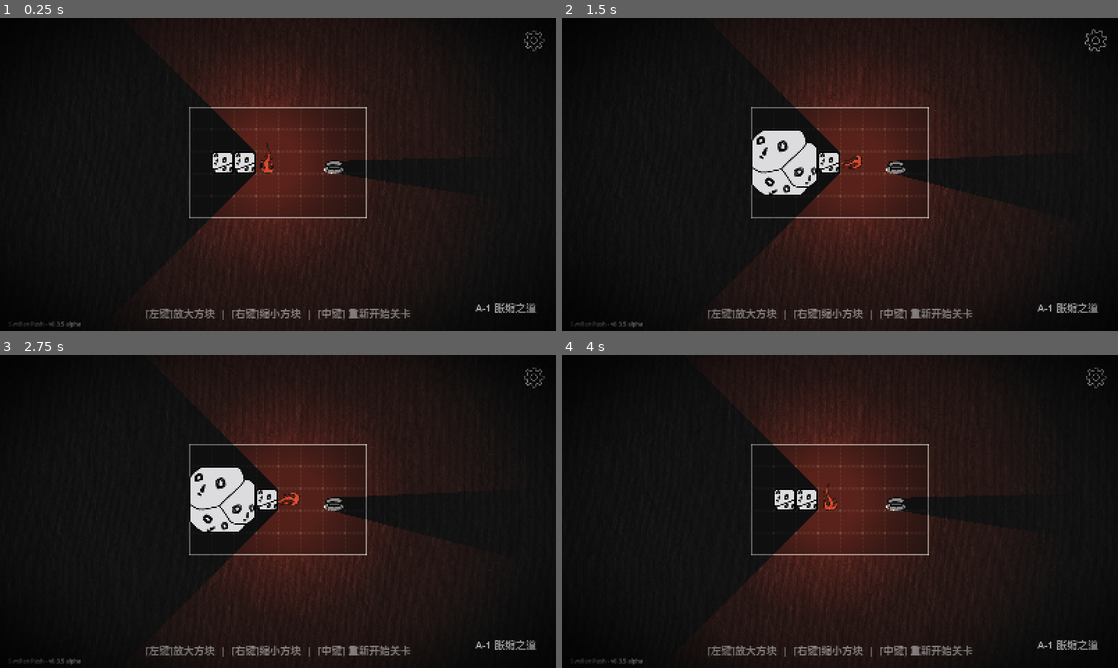
Above: before the commit, frames 1-4 (two rows, left to right).
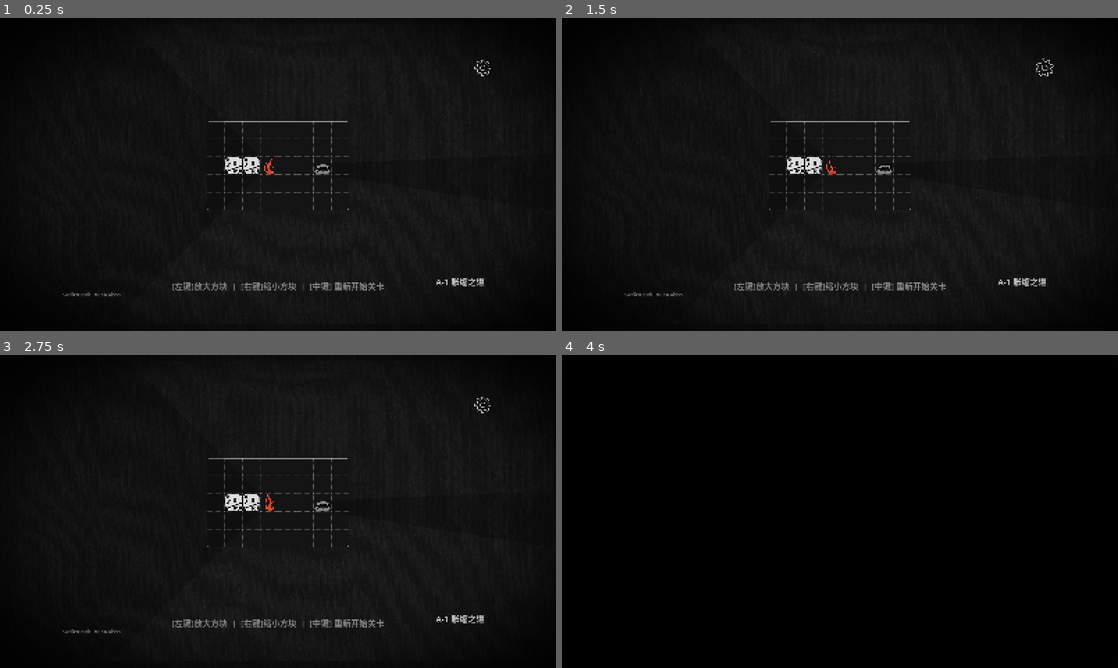
Above: after the commit, the same moments.

Repository: LosCrotchet/Swollen-Push
Game: Godot game, scene res://scenes/game_scene.tscn
Same seed, same stepped clock (60 frames per second), same inputs: the game is played once before the commit and once after it.
Inputs (mouse positions are in pixels of both pictures, inside the frame that each line leads up to; where the layout moved, square brackets give the same spot in the first picture):
- Up to frame 1 (0.25 s): no input
- Up to frame 2 (1.5 s): tap Enter at 0.5 s; drag from (784, 161) to (895, 105) at 0.52 s; click (1045, 68) [1095, 39] at 1.25 s
- Up to frame 3 (2.75 s): drag from (266, 498) to (250, 574) at 2.02 s
- Up to frame 4 (4 s): move the mouse to (851, 498) at 2.77 s; hold Right mouse button (mouse_right) 2.78-3.5 s; click (851, 498) at 3.05 s; tap R (restart) at 3.5 s; drag from (895, 498) to (673, 464) at 3.52 s

The runs differ from the first frame. In frame 1, 18% of the frame differs, in the area x 1-98%, y 0-100%; in frame 2, 19%; in frame 3, 18%; in frame 4, 45%.

Commit message:
0.3.6 update

Diff:
--- a/assets/tres/shadow.gdshader
+++ b/assets/tres/shadow.gdshader
@@ -7,10 +7,10 @@
 uniform float shadow_angle : hint_range(0.0, 360.0) = 45.0;
 
 // 阴影拉伸倍数（1.0为原始大小，数值越大影子被拉得越长）
-uniform float shadow_length : hint_range(1.0, 5.0) = 1.5;
+uniform float shadow_length : hint_range(1.0, 50.0) = 1.5;
 
 // 小鸟距离地面的高度（控制阴影的整体偏移距离）
-uniform float shadow_height : hint_range(0.0, 200.0) = 30.0;
+uniform float shadow_height : hint_range(0.0, 2000.0) = 30.0;
 
 // 错切/斜切因子（用于模拟不同视角的3D透视形变，0为无错切）
 uniform float skew_factor : hint_range(-2.0, 2.0) = 0.0;
--- a/project.godot
+++ b/project.godot
@@ -11,7 +11,7 @@
 [application]
 
 config/name="Swollen Push"
-config/version="0.3.5"
+config/version="0.3.6"
 run/main_scene="uid://bdpn31pic2maq"
 config/features=PackedStringArray("4.6", "GL Compatibility")
 config/icon="res://icon.svg"
--- a/scenes/bird.tscn
+++ b/scenes/bird.tscn
@@ -2,58 +2,20 @@
 
 [ext_resource type="Script" uid="uid://buqyesgqag578" path="res://scenes/gd/bird.gd" id="1_3po83"]
 [ext_resource type="SpriteFrames" uid="uid://bk22vwxxswhqe" path="res://assets/tres/bird_frames.tres" id="1_kqhkv"]
+[ext_resource type="Shader" uid="uid://fx4mej4d55x6" path="res://assets/tres/outline.gdshader" id="4_b7mtg"]
 
 [sub_resource type="CircleShape2D" id="CircleShape2D_twsrt"]
 radius = 50.0
 
-[sub_resource type="OccluderPolygon2D" id="OccluderPolygon2D_hq4t0"]
-polygon = PackedVector2Array(48, 0, 32, -32, 0, -64, -32, -32, -48, 0, -32, 32, 0, 64, 32, 32)
-
-[sub_resource type="Shader" id="Shader_twsrt"]
-code = "shader_type canvas_item;
-
-instance uniform bool enable = true;
-uniform vec4 outline_color : source_color = vec4(1.0, 1.0, 1.0, 1.0);
-uniform float width : hint_range(0.0, 10.0) = 1.0;
-uniform int pattern : hint_range(0, 2) = 0; // 0: 菱形, 1: 圆形, 2: 方形
-
-void fragment() {
-    float size = width * fwidth(UV.x); // 适配缩放
-    vec2 unit = TEXTURE_PIXEL_SIZE;
-    float alpha = 0.0;
-
-    if (pattern == 0) {
-        // 菱形采样 (性能最好)
-        alpha += texture(TEXTURE, UV + vec2(0.0, -width) * unit).a;
-        alpha += texture(TEXTURE, UV + vec2(0.0, width) * unit).a;
-        alpha += texture(TEXTURE, UV + vec2(-width, 0.0) * unit).a;
-        alpha += texture(TEXTURE, UV + vec2(width, 0.0) * unit).a;
-    } else {
-        // 圆形采样 (效果最圆润)
-        for (float x = -width; x <= width; x++) {
-            for (float y = -width; y <= width; y++) {
-                if (pattern == 1 && length(vec2(x, y)) > width) continue;
-                alpha += texture(TEXTURE, UV + vec2(x, y) * unit).a;
-            }
-        }
-    }
-
-    vec4 col = texture(TEXTURE, UV);
-    // 如果原像素透明且周围有像素，则显示描边
-    if (enable && col.a < 0.1 && alpha > 0.0) {
-        COLOR = outline_color;
-    } else {
-        COLOR = col;
-    }
-
-
-}"
-
 [sub_resource type="ShaderMaterial" id="ShaderMaterial_twsrt"]
-shader = SubResource("Shader_twsrt")
+shader = ExtResource("4_b7mtg")
+shader_parameter/enable = false
 shader_parameter/outline_color = Color(1, 1, 0, 1)
 shader_parameter/width = 10.0
 shader_parameter/pattern = 1
+
+[sub_resource type="OccluderPolygon2D" id="OccluderPolygon2D_twsrt"]
+polygon = PackedVector2Array(43, -2, 35, 17, 26, 28, 8, 34, 12, 67, -8, 71, -15, 35, -39, 27, -49, 2, -44, -20, -31, -44, -11, -56, 2, -72, 12, -53, 30, -41, 39, -26)
 
 [node name="Bird" type="Node2D" unique_id=2113065109]
 light_mask = 3
@@ -68,12 +30,6 @@
 light_mask = 3
 shape = SubResource("CircleShape2D_twsrt")
 
-[node name="LightOccluder2D" type="LightOccluder2D" parent="." unique_id=2002195105]
-light_mask = 3
-visibility_layer = 3
-occluder = SubResource("OccluderPolygon2D_hq4t0")
-occluder_light_mask = 3
-
 [node name="AnimatedOutlook" type="AnimatedSprite2D" parent="." unique_id=1489001230]
 light_mask = 4
 visibility_layer = 4
@@ -87,6 +43,9 @@
 texture_filter = 1
 region_rect = Rect2(0, 192, 64, 64)
 
+[node name="LightOccluder2D" type="LightOccluder2D" parent="." unique_id=1789330927]
+occluder = SubResource("OccluderPolygon2D_twsrt")
+
 [connection signal="area_entered" from="Area2D" to="." method="_on_area_2d_area_entered"]
 [connection signal="input_event" from="Area2D" to="." method="_on_area_2d_input_event"]
 [connection signal="mouse_entered" from="Area2D" to="." method="_on_area_2d_mouse_entered"]
--- a/scenes/cube_unit.tscn
+++ b/scenes/cube_unit.tscn
@@ -8,7 +8,7 @@
 size = Vector2(64, 64)
 
 [sub_resource type="OccluderPolygon2D" id="OccluderPolygon2D_oh21m"]
-polygon = PackedVector2Array(32, 32, 32, -32, -32, -32, -32, 32)
+polygon = PackedVector2Array(32, -32, 32, 32, -32, 32, -32, -32)
 
 [node name="CubeUnit" type="Node2D" unique_id=970972792]
 light_mask = 4
@@ -31,8 +31,7 @@
 [node name="CollisionShape2D" type="CollisionShape2D" parent="Area2D" unique_id=1028956615]
 shape = SubResource("RectangleShape2D_oh21m")
 
-[node name="LightOccluder2D" type="LightOccluder2D" parent="." unique_id=1934953000]
-z_index = -100
+[node name="LightOccluder2D" type="LightOccluder2D" parent="." unique_id=195126855]
 occluder = SubResource("OccluderPolygon2D_oh21m")
 
 [connection signal="mouse_entered" from="Area2D" to="." method="_on_mouse_entered"]
--- a/scenes/fireball.tscn
+++ b/scenes/fireball.tscn
@@ -4,16 +4,16 @@
 [ext_resource type="Script" uid="uid://dhjrvy3mryjiw" path="res://scenes/gd/fireball.gd" id="2_1gl40"]
 
 [sub_resource type="Gradient" id="Gradient_1gl40"]
-offsets = PackedFloat32Array(0, 0.11298077, 0.26201922, 0.44951922, 0.62259614, 0.9254808)
-colors = PackedColorArray(1, 1, 1, 1, 1, 1, 1, 1, 0.5770087, 0.5770083, 0.57700837, 1, 0.24813592, 0.24813586, 0.24813595, 1, 0.2065543, 0.20655426, 0.20655435, 1, 0, 0, 0, 1)
+offsets = PackedFloat32Array(0, 0.84375, 1)
+colors = PackedColorArray(0.39232534, 0.39232537, 0.39232534, 1, 0.12005129, 0.12005124, 0.12005126, 1, 0, 0, 0, 1)
 
 [sub_resource type="GradientTexture2D" id="GradientTexture2D_cb14k"]
 gradient = SubResource("Gradient_1gl40")
-width = 1024
-height = 1024
+width = 2000
+height = 2000
 fill = 1
 fill_from = Vector2(0.5, 0.5)
-fill_to = Vector2(0.14756945, 0.140625)
+fill_to = Vector2(0.921875, 0.2482639)
 
 [node name="Fireball" unique_id=970972792 instance=ExtResource("1_3s14c")]
 script = ExtResource("2_1gl40")
@@ -30,23 +30,13 @@
 light_mask = 4
 visibility_layer = 4
 
-[node name="PointLight2D" type="PointLight2D" parent="." index="2" unique_id=463462448]
-color = Color(1, 0.25800002, 0.16000003, 1)
-energy = 5.0
-range_z_min = -4000
-range_z_max = 4000
+[node name="PointLight2D" type="PointLight2D" parent="." index="2" unique_id=277032496]
 range_item_cull_mask = 3
 shadow_enabled = true
+shadow_color = Color(0, 0, 0, 1)
 shadow_item_cull_mask = 3
 texture = SubResource("GradientTexture2D_cb14k")
-texture_scale = 1.5
-height = 500.0
+texture_scale = 2.0
 
-[node name="LightShakeTimer" type="Timer" parent="." index="3" unique_id=160178988]
-wait_time = 0.1
-autostart = true
-
-[node name="LightOccluder2D" parent="." index="4" unique_id=1934953000]
-occluder_light_mask = 0
-
-[connection signal="timeout" from="LightShakeTimer" to="." method="_on_light_shake_timer_timeout"]
+[node name="LightOccluder2D" parent="." index="3" unique_id=195126855]
+visible = false
--- a/scenes/firepit.tscn
+++ b/scenes/firepit.tscn
@@ -4,7 +4,7 @@
 [ext_resource type="Script" uid="uid://d3o2rll1npwcf" path="res://scenes/gd/firepit.gd" id="2_05n8o"]
 
 [sub_resource type="OccluderPolygon2D" id="OccluderPolygon2D_05n8o"]
-polygon = PackedVector2Array(27, 26, 24, -6, -21, -6, -25, 26)
+polygon = PackedVector2Array(23, -2, 24, 27, -23, 27, -22, 0, 0, -8)
 
 [node name="Firepit" unique_id=970972792 instance=ExtResource("1_pefvj")]
 script = ExtResource("2_05n8o")
@@ -12,6 +12,5 @@
 [node name="AnimatedOutlook" parent="HoverWrapper" parent_id_path=PackedInt32Array(1918037639) index="1" unique_id=1524610261]
 animation = &"firepit"
 
-[node name="LightOccluder2D" parent="." index="2" unique_id=1934953000]
-position = Vector2(0, 1)
+[node name="LightOccluder2D" parent="." index="2" unique_id=195126855]
 occluder = SubResource("OccluderPolygon2D_05n8o")
--- a/scenes/game_scene.tscn
+++ b/scenes/game_scene.tscn
@@ -31,10 +31,6 @@
 [sub_resource type="LabelSettings" id="LabelSettings_kk2rg"]
 font_size = 30
 
-[sub_resource type="LabelSettings" id="LabelSettings_mw25s"]
-font_size = 30
-font_color = Color(1, 1, 1, 0.5019608)
-
 [sub_resource type="LabelSettings" id="LabelSettings_0in77"]
 font_size = 24
 
@@ -48,6 +44,10 @@
 shader_parameter/MOD3 = Vector3(0.1031, 0.11369, 0.13787)
 
 [sub_resource type="CanvasTexture" id="CanvasTexture_b5spy"]
+
+[sub_resource type="LabelSettings" id="LabelSettings_mw25s"]
+font_size = 30
+font_color = Color(1, 1, 1, 0.5019608)
 
 [node name="GameScene" type="Control" unique_id=532454969]
 layout_mode = 3
@@ -68,6 +68,71 @@
 offset_bottom = 984.0
 texture = ExtResource("2_c8mr4")
 
+[node name="TextureRect" type="TextureRect" parent="TextureRect" unique_id=381010348]
+z_index = -1000
+layout_mode = 0
+offset_left = -1920.0
+offset_bottom = 1080.0
+texture = ExtResource("2_c8mr4")
+
+[node name="TextureRect" type="TextureRect" parent="TextureRect/TextureRect" unique_id=1497946654]
+z_index = -1000
+layout_mode = 0
+offset_left = 3840.0
+offset_right = 5760.0
+offset_bottom = 1080.0
+texture = ExtResource("2_c8mr4")
+
+[node name="TextureRect" type="TextureRect" parent="TextureRect/TextureRect/TextureRect" unique_id=2016417205]
+z_index = -1000
+layout_mode = 0
+offset_left = -1888.0
+offset_top = 1056.0
+offset_right = 32.0
+offset_bottom = 2136.0
+texture = ExtResource("2_c8mr4")
+
+[node name="TextureRect" type="TextureRect" parent="TextureRect/TextureRect/TextureRect/TextureRect" unique_id=3587913]
+z_index = -1000
+layout_mode = 0
+offset_top = -2112.0
+offset_right = 1920.0
+offset_bottom = -1032.0
+texture = ExtResource("2_c8mr4")
+
+[node name="TextureRect" type="TextureRect" parent="TextureRect/TextureRect/TextureRect/TextureRect/TextureRect" unique_id=438075541]
+z_index = -1000
+layout_mode = 0
+offset_left = -1920.0
+offset_top = 32.0
+offset_bottom = 1112.0
+texture = ExtResource("2_c8mr4")
+
+[node name="TextureRect" type="TextureRect" parent="TextureRect/TextureRect/TextureRect/TextureRect/TextureRect/TextureRect" unique_id=2128139443]
+z_index = -1000
+layout_mode = 0
+offset_left = 3808.0
+offset_top = 32.0
+offset_right = 5728.0
+offset_bottom = 1112.0
+texture = ExtResource("2_c8mr4")
+
+[node name="TextureRect2" type="TextureRect" parent="TextureRect/TextureRect/TextureRect/TextureRect/TextureRect/TextureRect" unique_id=114448202]
+z_index = -1000
+layout_mode = 0
+offset_top = 2080.0
+offset_right = 1920.0
+offset_bottom = 3160.0
+texture = ExtResource("2_c8mr4")
+
+[node name="TextureRect" type="TextureRect" parent="TextureRect/TextureRect/TextureRect/TextureRect/TextureRect/TextureRect/TextureRect2" unique_id=908473141]
+z_index = -1000
+layout_mode = 0
+offset_left = 3808.0
+offset_right = 5728.0
+offset_bottom = 1080.0
+texture = ExtResource("2_c8mr4")
+
 [node name="DarkMask" type="TextureRect" parent="." unique_id=250853118]
 z_index = 999
 material = SubResource("ShaderMaterial_mw25s")
@@ -81,7 +146,7 @@
 texture = SubResource("CanvasTexture_utbpp")
 
 [node name="BirdsController" type="Panel" parent="." unique_id=1285499836 node_paths=PackedStringArray("map_editor")]
-z_index = 200
+z_index = 300
 layout_mode = 0
 offset_right = 1600.0
 offset_bottom = 896.0
@@ -91,7 +156,6 @@
 map_editor = NodePath("../GameRegion/MapPanel/MapEditor")
 
 [node name="GameRegion" type="Panel" parent="." unique_id=532152570]
-z_index = 100
 layout_mode = 1
 anchors_preset = 8
 anchor_left = 0.5
@@ -178,19 +242,6 @@
 fire = NodePath("../DarkMask")
 birds_controller = NodePath("../BirdsController")
 
-[node name="Hint" type="Label" parent="." unique_id=1596412942]
-z_index = 900
-layout_mode = 0
-offset_left = 288.0
-offset_top = 800.0
-offset_right = 1312.0
-offset_bottom = 896.0
-text = "[左键]放大方块  |  [右键]缩小方块  |  [中键] 重新开始关卡"
-label_settings = SubResource("LabelSettings_mw25s")
-horizontal_alignment = 1
-vertical_alignment = 1
-autowrap_mode = 1
-
 [node name="DebugPanel" type="Panel" parent="." unique_id=477024173]
 visible = false
 z_index = 900
@@ -292,13 +343,28 @@
 [node name="DarkCorner" type="TextureRect" parent="." unique_id=256672228]
 z_index = 2000
 layout_mode = 0
-offset_left = -256.0
-offset_top = -288.0
-offset_right = 1856.0
-offset_bottom = 1184.0
+offset_left = -416.0
+offset_top = -384.0
+offset_right = 1984.0
+offset_bottom = 1280.0
 mouse_filter = 2
 texture = ExtResource("12_rvs2r")
-metadata/_edit_lock_ = true
+
+[node name="Camera2D" type="Camera2D" parent="." unique_id=132170846]
+position = Vector2(800, 448)
+zoom = Vector2(0.8, 0.8)
+
+[node name="Hint" type="Label" parent="Camera2D" unique_id=1596412942]
+z_index = 900
+offset_left = -512.0
+offset_top = 352.0
+offset_right = 512.0
+offset_bottom = 448.0
+text = "[左键]放大方块  |  [右键]缩小方块  |  [中键] 重新开始关卡"
+label_settings = SubResource("LabelSettings_mw25s")
+horizontal_alignment = 1
+vertical_alignment = 1
+autowrap_mode = 1
 
 [connection signal="item_activated" from="DebugPanel/LevelList" to="LoadLevel" method="_on_load_button_pressed" unbinds=1]
 [connection signal="pressed" from="DebugPanel/RefreshButton" to="LoadLevel" method="_on_refresh_button_pressed"]
--- a/scenes/gd/bird.gd
+++ b/scenes/gd/bird.gd
@@ -1,9 +1,11 @@
 extends Node2D
 
 @onready var animated_outlook: AnimatedSprite2D = $AnimatedOutlook
+#@onready var animated_outlook_shadow: AnimatedSprite2D = $AnimatedOutlookShadow
 
 @export var map_editor: Control
 @export var type: String
+@export var enable = true
 
 # 配置参数
 var SCREEN_SIZE = Vector2(1600, 900)
@@ -33,6 +35,7 @@
 	$Outlook.scale = Vector2(0.01, 0.01)
 	$Outlook.global_rotation_degrees = 720
 	animated_outlook.set_instance_shader_parameter("enable", false)
+	#animated_outlook.material.set_shader_parameter("enable", false)
 
 	SCREEN_SIZE = get_window().size
 
@@ -66,6 +69,8 @@
 		if distance > 5:
 			rotation = -(target_position - position).angle_to(Vector2.UP)
 			position += direction * MOVE_SPEED * delta * speed_float
+
+			#animated_outlook_shadow.set_instance_shader_parameter("shadow_angle", -global_rotation_degrees + 70)
 		else:
 			_pick_new_target()
 
@@ -90,24 +95,33 @@
 		clamp(next_y, 0, SCREEN_SIZE.y)
 	)
 
-	speed_float = randf_range(0.5, 1.5)
+	speed_float = randf_range(1, 2)
+	animated_outlook.speed_scale = speed_float
 
 	is_moving = true
 
 func _on_area_2d_mouse_entered() -> void:
-	if _check_mouse_position():
-		return
+	if not enable:
+		return
+	#if _check_mouse_position():
+	#	return
 	animated_outlook.set_instance_shader_parameter("enable", true)
+	#animated_outlook.material.set_shader_parameter("enable", true)
 
 func _on_area_2d_mouse_exited() -> void:
+	if not enable:
+		return
 	animated_outlook.set_instance_shader_parameter("enable", false)
+	#animated_outlook.material.set_shader_parameter("enable", false)
 
 func swirl_and_disappear():
 	var tmp = get_tree().create_tween().set_parallel(true)
 
 	tmp.tween_property($AnimatedOutlook, "rotation_degrees", 720, 2*GameManager.TWEEN_TIME)
 	tmp.tween_property($AnimatedOutlook, "scale", Vector2(0.01, 0.01), 2*GameManager.TWEEN_TIME)
+	#tmp.tween_property($AnimatedOutlookShadow, "scale", Vector2(0.01, 0.01), 2*GameManager.TWEEN_TIME)
 	tmp.tween_property($AnimatedOutlook, "modulate", Color(1, 1, 1, 0), 2*GameManager.TWEEN_TIME)
+	#tmp.tween_property($AnimatedOutlookShadow, "modulate", Color(1, 1, 1, 0), 2*GameManager.TWEEN_TIME)
 
 	tmp.tween_property($Outlook, "modulate", Color(1, 1, 1, 1), 2*GameManager.TWEEN_TIME)
 	tmp.tween_property($Outlook, "scale", Vector2(1, 1), 2*GameManager.TWEEN_TIME)
@@ -119,19 +133,21 @@
 
 	tmp.tween_property($AnimatedOutlook, "rotation_degrees", 0, 2*GameManager.TWEEN_TIME)
 	tmp.tween_property($AnimatedOutlook, "scale", Vector2(0.5, 0.5), 2*GameManager.TWEEN_TIME)
+	#tmp.tween_property($AnimatedOutlookShadow, "scale", Vector2(0.5, 0.5), 2*GameManager.TWEEN_TIME)
 	tmp.tween_property($AnimatedOutlook, "modulate", Color(1, 1, 1, 1), 2*GameManager.TWEEN_TIME)
+	#tmp.tween_property($AnimatedOutlookShadow, "modulate", Color(1, 1, 1, 1), 2*GameManager.TWEEN_TIME)
 
 	tmp.tween_property($Outlook, "modulate", Color(1, 1, 1, 0), 2*GameManager.TWEEN_TIME)
 	tmp.tween_property($Outlook, "scale", Vector2(0.01, 0.01), 2*GameManager.TWEEN_TIME)
 	tmp.tween_property($Outlook, "global_rotation_degrees", 720, 2*GameManager.TWEEN_TIME)
 
 
-
 func _on_area_2d_input_event(viewport: Node, event: InputEvent, shape_idx: int) -> void:
-
 	if event.is_action_pressed("mouse_left"):
 		#if _check_mouse_position():
 		#	return
+		if not enable:
+			return
 
 		if get_tree().get_node_count_in_group("is_dragging") > 0:
 			return
@@ -143,6 +159,7 @@
 		z_index = 500
 
 		add_to_group("is_dragging")
+		get_tree().call_group("birds", "run_away")
 
 	if event.is_action_released("mouse_left"):
 		if not is_dragging:
@@ -155,6 +172,8 @@
 				queue_free()
 				return
 
+		get_tree().call_group("birds", "come_back")
+
 		is_moving = true
 		is_dragging = false
 		swirl_and_appear()
@@ -182,3 +201,34 @@
 
 func _on_area_2d_area_entered(area: Area2D) -> void:
 	_pick_new_target()
+
+func run_away():
+	if is_dragging:
+		return
+	enable = false
+
+	var next_x: float
+	if position.x < SCREEN_SIZE.x / 2:
+		next_x = position.x - SCREEN_SIZE.x
+	else:
+		next_x = position.x + SCREEN_SIZE.x
+
+	var next_y: float
+	if position.y < SCREEN_SIZE.y / 2:
+		next_y = position.y - SCREEN_SIZE.y
+	else:
+		next_y = position.y + SCREEN_SIZE.y
+
+	target_position = Vector2(next_x, next_y)
+
+	speed_float = randf_range(4, 5)
+	animated_outlook.speed_scale = speed_float
+
+	is_moving = true
+
+func come_back():
+	if is_dragging:
+		return
+	enable = true
+
+	_pick_new_target()
--- a/scenes/gd/birds_controller.gd
+++ b/scenes/gd/birds_controller.gd
@@ -2,12 +2,15 @@
 
 @export var map_editor: Control
 @onready var BIRD = preload("res://scenes/bird.tscn")
+
+signal drag_
 
 func create(type: String):
 	var tmp = BIRD.instantiate()
 	tmp.type = type
 	tmp.map_editor = map_editor
 
+	tmp.add_to_group("birds")
 	add_child(tmp)
 
 func clear():
--- a/scenes/gd/cube.gd
+++ b/scenes/gd/cube.gd
@@ -78,6 +78,7 @@
 		cube_scale_tween = get_tree().create_tween().set_parallel()
 		cube_scale_tween.set_ease(Tween.EASE_OUT)
 		cube_scale_tween.set_trans(Tween.TRANS_BOUNCE)
+		cube_scale_tween.tween_property(Area, "scale", to_scale, GameManager.ANIMATION_TIME)
 		cube_scale_tween.tween_property($LightOccluder2D, "scale", to_scale, GameManager.ANIMATION_TIME)
 
 	return true
--- a/scenes/gd/fireball.gd
+++ b/scenes/gd/fireball.gd
@@ -1,7 +1,5 @@
 extends CubeUnit
 class_name FireBall
-
-@onready var point_light_2d: PointLight2D = $PointLight2D
 
 func _ready() -> void:
 	z_index = 11
@@ -33,7 +31,3 @@
 		rotation = -Vector2(facing).angle_to(Vector2.DOWN)
 	).set_delay(2*GameManager.TWEEN_TIME)
 	return true
-
-func _on_light_shake_timer_timeout() -> void:
-	point_light_2d.energy = randf_range(4.5, 5.5)
-	point_light_2d.offset = Vector2(randf_range(-5, 5), randf_range(-5, 5))
--- a/scenes/gd/grid_manager.gd
+++ b/scenes/gd/grid_manager.gd
@@ -2,6 +2,7 @@
 
 signal level_finished
 
+@export var now_level := -1
 @export var enable = true
 
 # ==========================================
--- a/scenes/gd/load_level.gd
+++ b/scenes/gd/load_level.gd
@@ -10,12 +10,12 @@
 @export var fire: Control
 @export var birds_controller: Control
 
-var _now_level = -1
 const BASE_POSITION = Vector2(0, 32)
 
 var all_levels
 
 func _ready() -> void:
+	GridManager.enable = true
 	GridManager.level_finished.connect(_on_level_finish)
 	_on_refresh_button_pressed()
 
@@ -38,18 +38,20 @@
 	for item in get_tree().get_nodes_in_group("OBJECT"):
 		item.shake()
 
-	var tmp = get_tree().create_tween().set_trans(Tween.TRANS_EXPO)
-	#fire.material.set_shader_parameter("spread", 0)
-
-	tmp.tween_callback(func():
-		fire.visible = true
-		fire.material.set_shader_parameter("spread", 0.001))
-	tmp.tween_property(fire.material, "shader_parameter/spread", 1, 2).set_delay(0.1)
-	tmp.tween_callback(_on_load_next_level)
-	tmp.tween_property(fire.material, "shader_parameter/spread", 0.001, 2)
-	tmp.tween_callback(func():
-		GridManager.enable = true
-		fire.visible = false)
+	#var tmp = get_tree().create_tween().set_trans(Tween.TRANS_EXPO)
+	##fire.material.set_shader_parameter("spread", 0)
+	#
+	#tmp.tween_callback(func():
+		#fire.visible = true
+		#fire.material.set_shader_parameter("spread", 0.001))
+	#tmp.tween_property(fire.material, "shader_parameter/spread", 1, 2).set_delay(0.1)
+	#tmp.tween_callback(_on_load_next_level)
+	#tmp.tween_property(fire.material, "shader_parameter/spread", 0.001, 2)
+	#tmp.tween_callback(func():
+		#GridManager.enable = true
+		#fire.visible = false)
+
+	_on_load_next_level()
 
 func _get_levels():
 	var file = FileAccess.open("res://levels.json", FileAccess.READ)
@@ -75,10 +77,11 @@
 	for item in all_levels:
 		level_list.add_item(item)
 	if level_list.item_count:
-		_now_level = 0
-		load_level(level_list.get_item_text(_now_level))
-
-		level_list.select(_now_level)
+		if GridManager.now_level == -1:
+			GridManager.now_level = 0
+		load_level(level_list.get_item_text(GridManager.now_level))
+
+		level_list.select(GridManager.now_level)
 	else:
 		level_title.text = ""
 		level_hint.text = ""
@@ -86,19 +89,21 @@
 func _on_load_button_pressed() -> void:
 	var select_item = level_list.get_selected_items()
 	if select_item:
-		_now_level = select_item[0]
-		load_level(level_list.get_item_text(select_item[0]))
+		GridManager.now_level = select_item[0]
+		SceneManager.change_scene("res://scenes/game_scene.tscn", {"pattern": "circle", "speed": 2})
+		#load_level(level_list.get_item_text(select_item[0]))
 	else:
 		level_title.text = ""
 		level_hint.text = ""
 
 func _on_load_next_level():
 	print("Load next level...")
-	if _now_level >= 0:
-		_now_level += 1
-		if _now_level < level_list.item_count:
-			load_level(level_list.get_item_text(_now_level))
-			level_list.select(_now_level)
+	if GridManager.now_level >= 0:
+		GridManager.now_level += 1
+		if GridManager.now_level < level_list.item_count:
+			SceneManager.change_scene("res://scenes/game_scene.tscn", {"pattern": "squares", "speed": 1})
+			#load_level(level_list.get_item_text(GridManager.now_level))
+			#level_list.select(GridManager.now_level)
 
 
 func _is_valid_base64(s: String) -> bool:
@@ -131,7 +136,7 @@
 
 	level_hint.text = hint
 
-	if _now_level == level_list.item_count - 1:
+	if GridManager.now_level == level_list.item_count - 1:
 		fireworks.visible = true
 	else:
 		fireworks.visible = false
@@ -290,7 +295,7 @@
 
 		# 如果是墙壁，且不在我们计算出的有效边界内，则作为无用填充剔除
 		if type == GameManager.CONTENT.WALL:
-			if c.x < min_x or c.x > max_x or c.y < min_y or c.y > max_y:
-				obj.visible = false
+			#if c.x < min_x or c.x > max_x or c.y < min_y or c.y > max_y:
+			obj.visible = false
 
 	log_print("地图读取完成！")
--- a/scenes/gd/map_editor.gd
+++ b/scenes/gd/map_editor.gd
@@ -9,8 +9,6 @@
 @onready var FIREBALL = preload("res://scenes/fireball.tscn")
 @onready var FIREPIT = preload("res://scenes/firepit.tscn")
 @onready var WALL = preload("res://scenes/wall.tscn")
-
-
 
 func _input(event: InputEvent) -> void:
 	if GameManager.is_editing:
Binary file changed: assets/texture_64.aseprite
Binary file changed: assets/texture_64.png
Not shown, changed: export_presets.cfg
